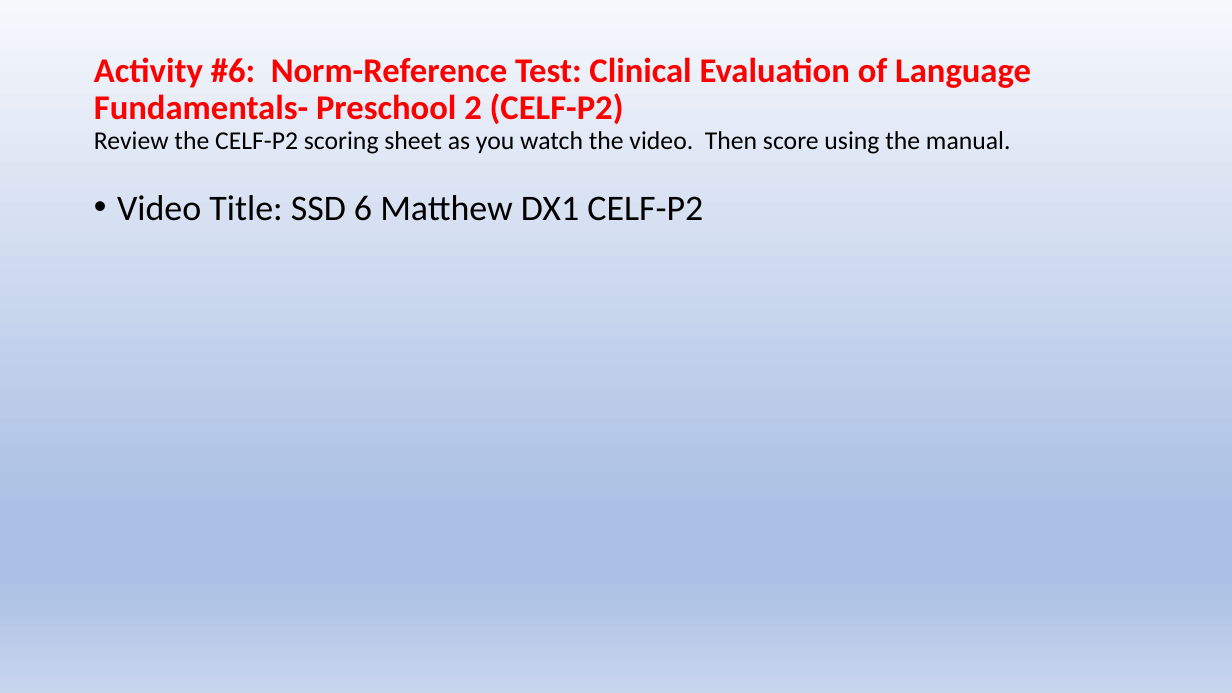
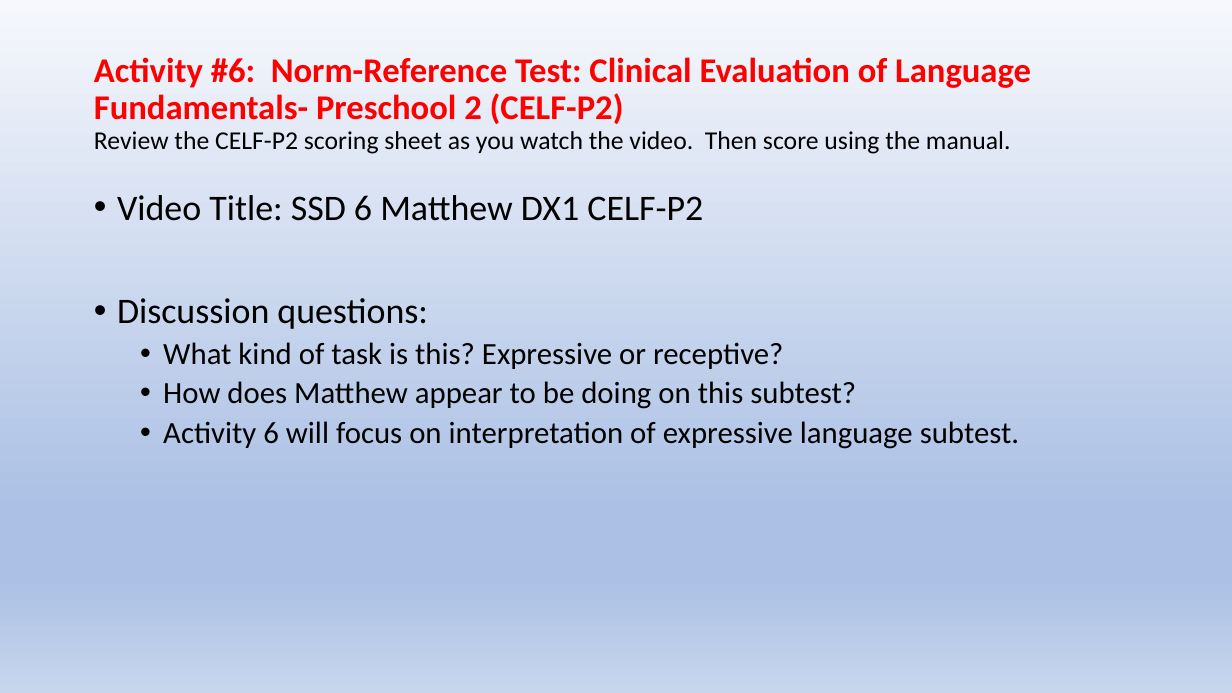
Before and after one commit to Jim-Wright90/cds431_sp22, a slide deck: slide 3 of slides/cds431_week3_1.pptx. Drawn at 1232x693 pixels with LibreOffice and Linux fonts; fonts in the diff are those of the drawing. Boxes give left, top, right and bottom in pixels: in the first picture for what was removed or moved away, otherwise in the second. Text is boxed around its words. In the diff, an @@ line names an element or a change of style, - is before the commit and + after.

```diff
--- a/slides/cds431_week3_1.pptx
+++ b/slides/cds431_week3_1.pptx
@@ text at <box>117,298,1019,449</box>: paragraphs added @@
+• Discussion questions:
+  • What kind of task is this? Expressive or receptive?
+  • How does Matthew appear to be doing on this subtest?
+  • Activity 6 will focus on interpretation of expressive language subtest.
```
Also in this commit, not shown: 4 other slides changed, 1 slide added, 1 slide removed, 5 other files.
